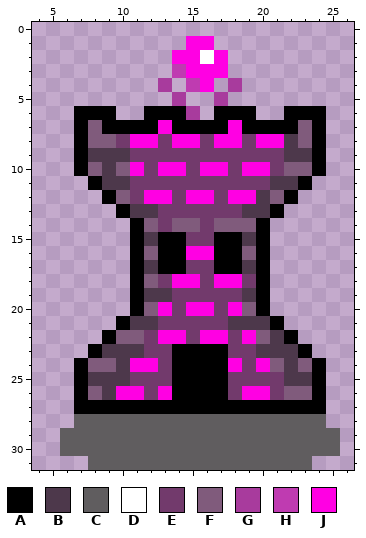
Pixel-art sprite: assets/Towers/idle/BasicTower/tower3.png. Above: the version before the commit.
The file is 32x32 pixels. Colours within 5 levels of each other are drawn and written as one. Shown: x 4..26, y 0..31.
Palette (. is transparent): A #000000  B #4d384b  C #605d5f  D #ffffff  E #723a6c  F #805b7c  G #a83b9d  H #bf3bb1  J #ff00e3
Pixels before, first column x 6:
 1 .........JJ.........
 2 ........JJDJ........
 3 ........HJJJ........
 4 .......G.HJ.G.......
 5 ........G..G........
 6 .AAA..AAAG.AAA..AAA.
 7 .AFAAAAJAAAAJAAAAFA.
 8 .AFFEJJEJJEJJEJJBFA.
 9 .ABBBEEEEEEEEEEEBBA.
10 .AFBFJEJJEJJEJJEFFA.
11 ..ABBEEEEEEEEEEBBA..
12 ...AFEJJEJJEJJBFA...
13 ....ABBEEEEEEBBA....
14 .....AFEFFEFFFA.....
15 .....ABAAEEAABA.....
16 .....AFAAJJAAFA.....
17 .....ABAAEEAABA.....
18 .....AFEJJEJJEA.....
19 .....ABBEEEEEBA.....
20 .....AFJEJJEJFA.....
21 ....ABBEEEEEBBBA....
22 ...AFFEJJEJJEJFBA...
23 ..ABBBEEAAAAEEBBBA..
24 .AFFBJJEAAAAJEJFBFA.
25 .ABBBEEEAAAAEEEEBBA.
26 .AFBJJEJAAAAEJJEFFA.
27 .AAAAAAAAAAAAAAAAAA.
28 .CCCCCCCCCCCCCCCCCC.
29 CCCCCCCCCCCCCCCCCCCC
30 CCCCCCCCCCCCCCCCCCCC
31 ..CCCCCCCCCCCCCCCC..
The result:
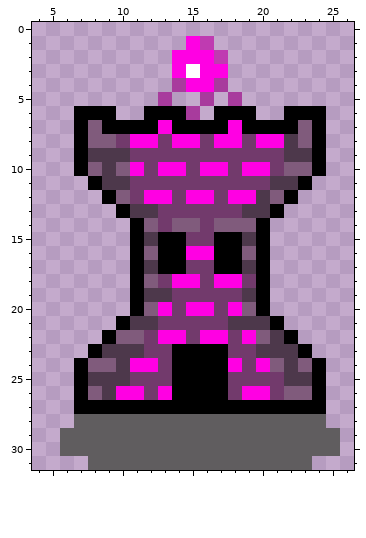
What changed:
Changed rows in their new state; - is an unchanged pixel.
first column x 13:
 1 ---H--
 2 ---JH-
 3 -JD---
 4 .GJ-G.
 5 G.-G.G
Pixel boxes of the changes (left, top, right, bottom) in both pictures:
changed: (158, 36, 242, 106)
